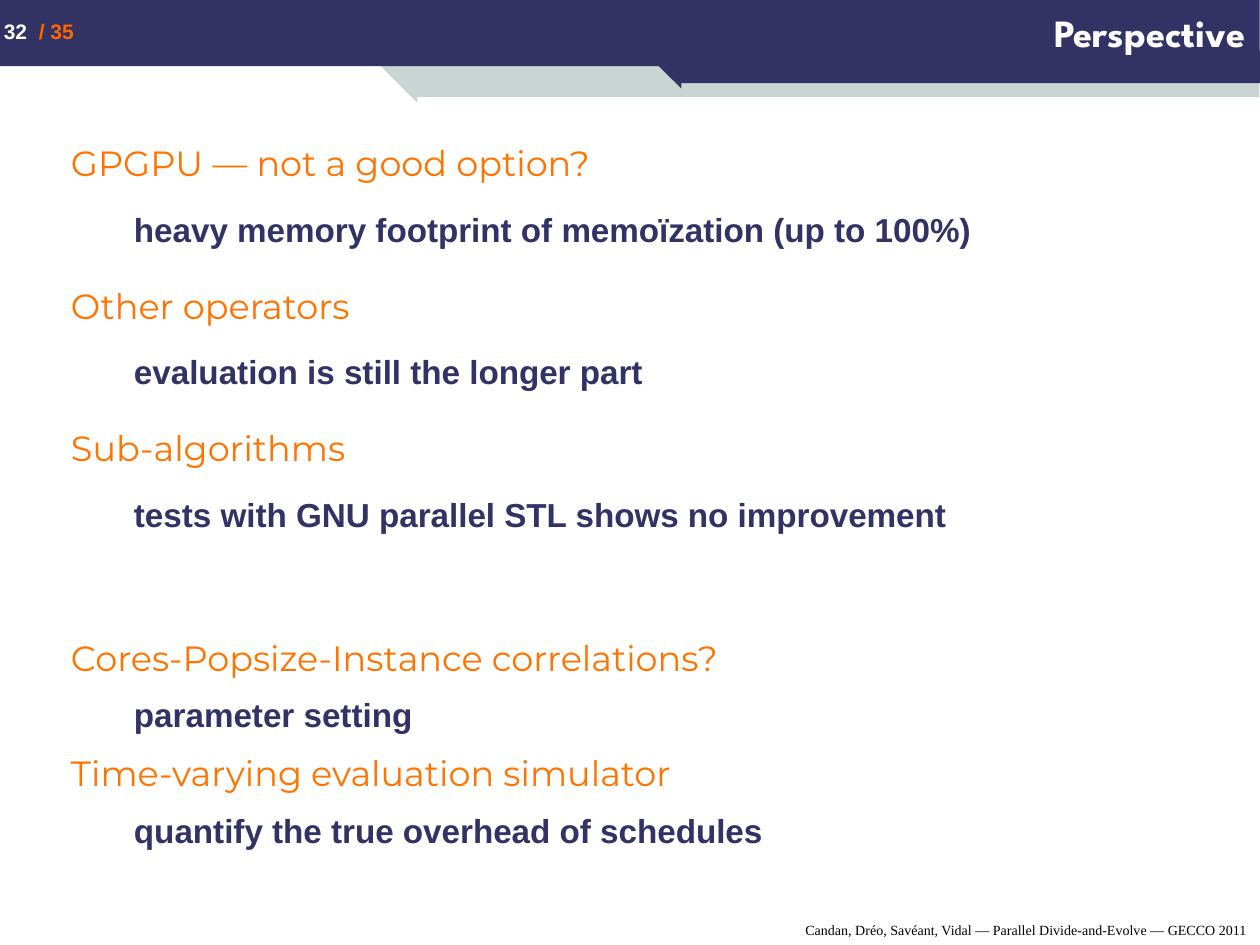
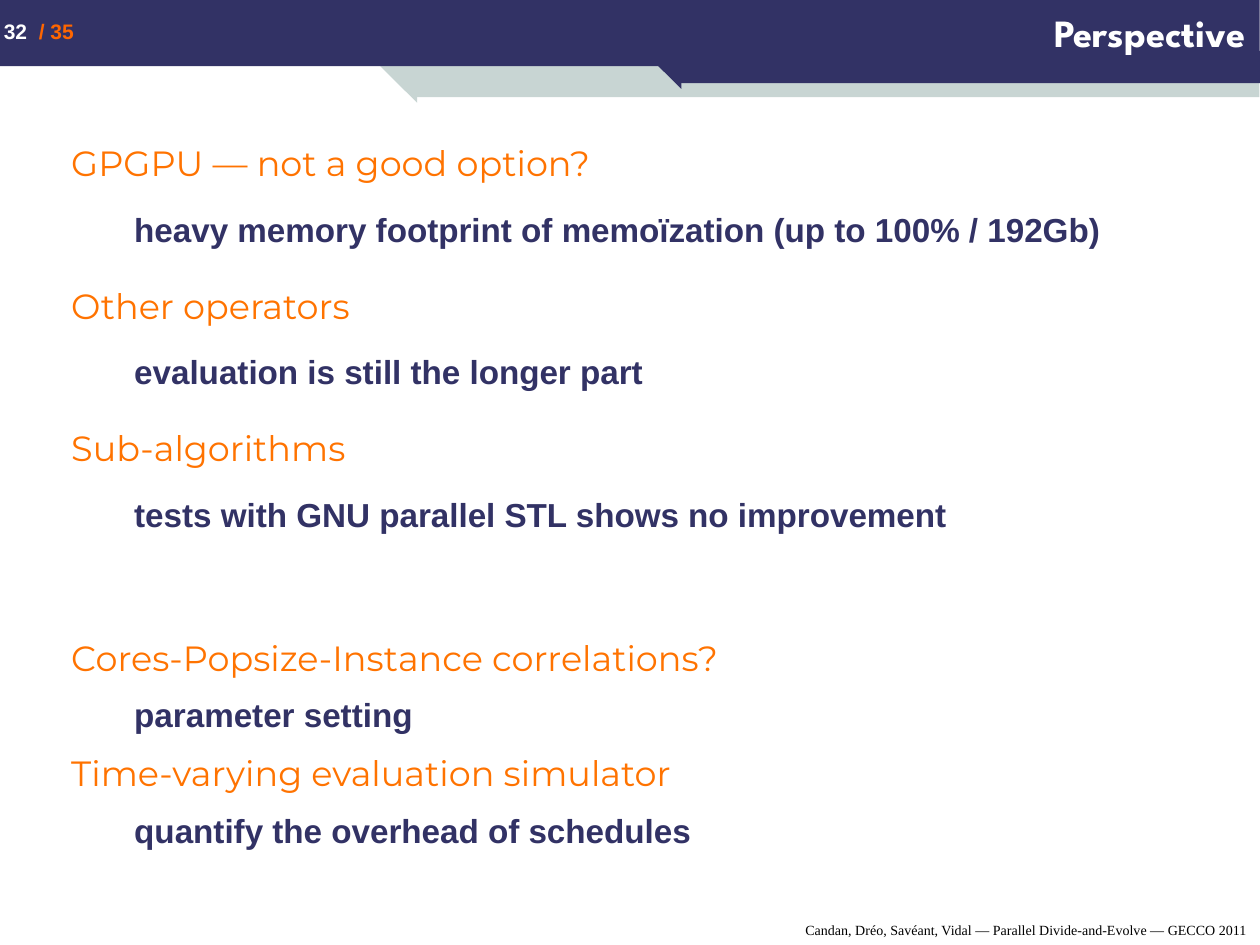
Before and after one commit to nojhan/descarwin, a slide deck: slide 32 of papers/GECCO2011/dae_mt/Candan-Dreo-Saveant-Vidal_Parallel-Divide-and-Evolve_GECCO-2011.ppt. Drawn at 1260x945 pixels with LibreOffice and Linux fonts; fonts in the diff are those of the drawing. Boxes give left, top, right and bottom in pixels: in the first picture for what was removed or moved away, otherwise in the second. Text is boxed around its words. In the diff, an @@ line names an element or a change of style, - is before the commit and + after.

```diff
--- a/papers/GECCO2011/dae_mt/Candan-Dreo-Saveant-Vidal_Parallel-Divide-and-Evolve_GECCO-2011.ppt
+++ b/papers/GECCO2011/dae_mt/Candan-Dreo-Saveant-Vidal_Parallel-Divide-and-Evolve_GECCO-2011.ppt
@@ text at (x1=134, y1=218, x2=1099, y2=248): text changed @@
-  heavy memory footprint of memoïzation (up to 100%)
+  heavy memory footprint of memoïzation (up to 100% / 192Gb)
@@ text at (x1=134, y1=819, x2=691, y2=849): text changed @@
-  quantify the true overhead of schedules
+  quantify the overhead of schedules
```
Also in this commit, not shown: 2 other slides changed, 8 other files.
